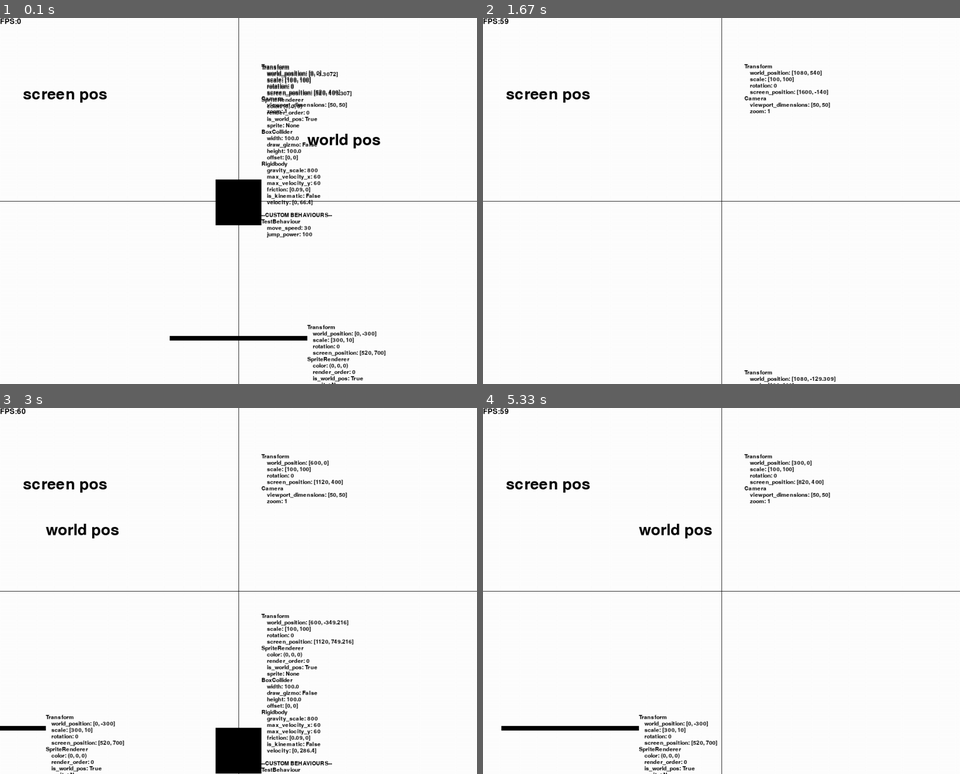
Above: before the commit, frames 1-4 (two rows, left to right).
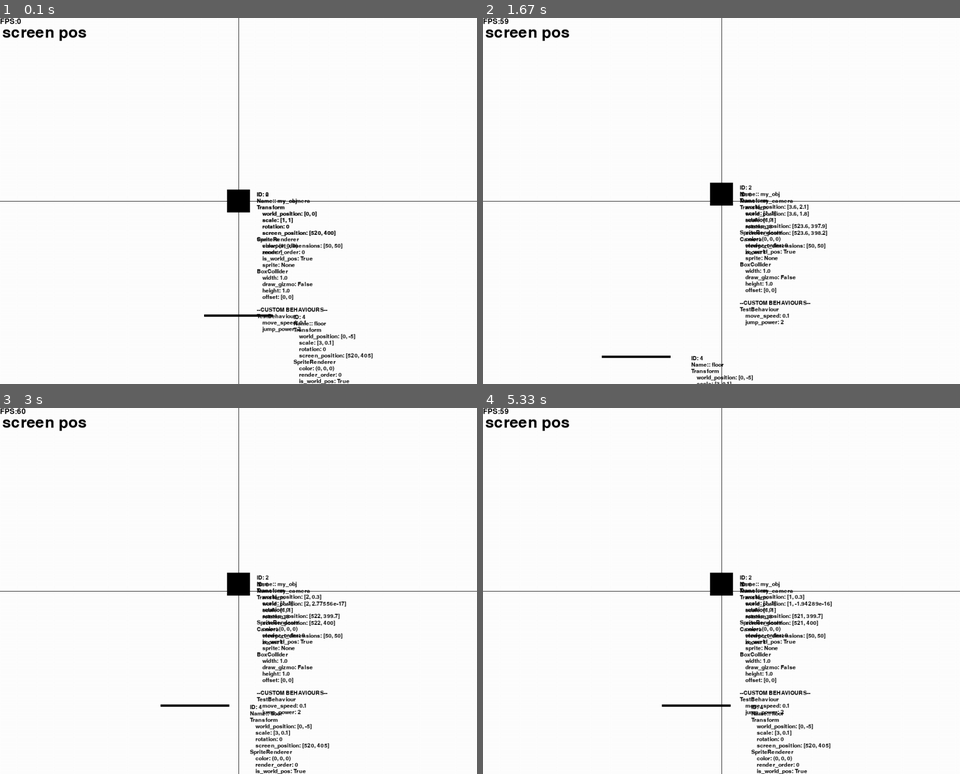
Above: after the commit, the same moments.

Repository: BenBerke/Game-engine-with-Pygame
Game: pygame game, started from main.py
The game is run twice, just before and just after one commit, with the same random seed, the same clock (stepped at 60 frames per second) and the same inputs.
Inputs:
- Up to frame 1 (0.1 s): no input
- Up to frame 2 (1.67 s): tap W at 0.33 s; hold Right 0.67-1.13 s; hold D 0.67-1.13 s; hold Up 1.17-1.47 s; hold W 1.17-1.47 s; hold Right from 1.5 s (still down); hold D from 1.5 s (still down)
- Up to frame 3 (3 s): release Right at 1.97 s; release D at 1.97 s; hold Left 2-2.53 s; hold A 2-2.53 s; hold Down 2.57-2.87 s; hold S 2.57-2.87 s; hold Left from 2.9 s (still down); hold A from 2.9 s (still down)
- Up to frame 4 (5.33 s): release Left at 3.3 s; release A at 3.3 s; hold Up 3.33-3.7 s; hold W 3.33-3.7 s; hold Right 3.73-4.37 s; hold D 3.73-4.37 s; hold Down 4.4-4.77 s; hold S 4.4-4.77 s; hold Left 4.8-5.27 s; hold A 4.8-5.27 s; hold Right from 5.3 s (still down); hold D from 5.3 s (still down)

The runs differ from the first frame. In frame 1, 6.8% of the frame differs, in the area x 0-81%, y 3-100%; in frame 2, 3.7%; in frame 3, 6.9%, in the area x 0-75%, y 3-100%; in frame 4, 5.2%.

Commit message:
working unit scale

Diff:
--- a/Components/Test_Behaviours/test_behaviour.py
+++ b/Components/Test_Behaviours/test_behaviour.py
@@ -8,18 +8,21 @@
 class TestBehaviour(CustomBehaviour):
     def __init__(self):
         super().__init__()
-        self.move_speed = 30
-        self.jump_power = 100
+        self.move_speed = .1
+        self.jump_power = 2
 
     def update(self):
         transform = self.owner.get_component(Transform)
         camera_transform = Scene.main_camera.owner.get_component(Transform)
+
+        if InputSystem.was_key_pressed(py.K_j):
+            transform.translate(Vector2(1, 0))
         if InputSystem.is_key_pressed(py.K_a):
             transform.translate(Vector2(-self.move_speed, 0))
         if InputSystem.is_key_pressed(py.K_d):
             transform.translate(Vector2(self.move_speed, 0))
         if InputSystem.is_key_pressed(py.K_w):
-            self.owner.get_component(Rigidbody).add_force(Vector2(0, self.jump_power))
+            transform.translate(Vector2(0, self.move_speed))
         if InputSystem.is_key_pressed(py.K_s):
             transform.translate(Vector2(0, -self.move_speed))
 
--- a/Components/component_camera.py
+++ b/Components/component_camera.py
@@ -13,16 +13,9 @@
 
     def world_to_screen(self, world_position):
         cam_transform = self.owner.get_component(Transform)
-
-        # Offset from camera in world units
         offset = world_position - cam_transform.world_position
-
-        # Apply zoom
         offset *= self.zoom
-
-        # Flip Y to make Y+ go up
+        offset_pixels = Vector2(offset) * PIXELS_PER_UNIT
         offset.y *= -1
-
-        # Translate to screen center
-        screen_pos = Vector2(SCREEN_WIDTH_CENTER, SCREEN_HEIGHT_CENTER) + offset
+        screen_pos = Vector2(SCREEN_WIDTH_CENTER + offset_pixels.x, SCREEN_HEIGHT_CENTER - offset_pixels.y)
         return screen_pos
--- a/Components/component_debugger.py
+++ b/Components/component_debugger.py
@@ -29,6 +29,9 @@
 
         engine_debug = ""
         behaviour_debug = ""
+
+        engine_debug += f"ID: {self.owner.id}\n"
+        engine_debug += f"Name:: {self.owner.name}\n"
 
         # Build the debug string
         for comp_name, comp in self.owner.components.items():
@@ -68,5 +71,5 @@
                 )
 
             # Offset the text to appear above and to the right of the object
-            offset = Vector2(owner_transform.scale.x / 2, owner_transform.scale.y * -3)
+            offset = Vector2(owner_transform.scale.x * 40, owner_transform.scale.y * -20)
             self.text_renderer.position = screen_pos + offset
--- a/Components/component_sprite_renderer.py
+++ b/Components/component_sprite_renderer.py
@@ -20,8 +20,8 @@
         elif isinstance(sprite, dict):
             self.sprite = Sprite(
                 sprite_path=sprite.get("sprite_path"),
-                width=sprite.get("width", 500),
-                height=sprite.get("height", 500)
+                width=sprite.get("width", 5),
+                height=sprite.get("height", 5)
             )
             sprite_data = sprite
         else:
--- a/Components/component_transform.py
+++ b/Components/component_transform.py
@@ -7,7 +7,7 @@
         super().__init__()
         self.owner = None
         self.world_position = Vector2(world_position.x, world_position.y) if world_position else Vector2(0, 0)
-        self.scale = Vector2(scale) if scale else Vector2(100, 100)
+        self.scale = Vector2(scale) if scale else Vector2(1, 1)
         self.rotation = rotation
         self.screen_position = Vector2(
             SCREEN_WIDTH_CENTER + self.world_position.x,
--- /dev/null
+++ b/Scenes/camera_test.json
@@ -0,0 +1,25 @@
+{
+    "0": {
+        "name": "my_camera",
+        "components": {
+            "Transform": {
+                "world_position": [
+                    0,
+                    0
+                ],
+                "scale": [
+                    1,
+                    1
+                ],
+                "rotation": 0
+            },
+            "Camera": {
+                "viewport_dimensions": [
+                    50.0,
+                    50.0
+                ],
+                "zoom": 1
+            },
+            "Debugger": {
+                "appear_in_debug": false,
+                "screen":
--- a/Systems/system_rendering.py
+++ b/Systems/system_rendering.py
@@ -1,6 +1,6 @@
 import pygame as py
 from pygame import Vector2
-from config import INIT_DISPLAY, SCREEN_WIDTH, SCREEN_HEIGHT, SCREEN_WIDTH_CENTER, SCREEN_HEIGHT_CENTER
+from config import INIT_DISPLAY, SCREEN_WIDTH, SCREEN_HEIGHT, SCREEN_WIDTH_CENTER, SCREEN_HEIGHT_CENTER, PIXELS_PER_UNIT
 from Classes import Scene
 
 
@@ -49,7 +49,7 @@
             if renderer.is_world_pos:
                 transform = renderer.owner.get_component(Transform)
                 screen_pos = cam.world_to_screen(transform.world_position)
-                screen_scale = transform.scale * cam.zoom
+                screen_scale = transform.scale * cam.zoom * PIXELS_PER_UNIT
                 renderer.render(screen=SCREEN, position=screen_pos, scale=screen_scale)
             else:
                 renderer.render(screen=SCREEN)
--- a/config.py
+++ b/config.py
@@ -6,13 +6,13 @@
 SCREEN_WIDTH_CENTER = SCREEN_WIDTH / 2
 SCREEN_HEIGHT_CENTER = SCREEN_HEIGHT / 2
 
-DEFUALT_GRAVITY = 800
+DEFUALT_GRAVITY = 8
 DEFAULT_MAX_VELOCITY_X = 60
 DEFAULT_MAX_VELOCITY_Y = 60
 DEFAULT_FRICTION = Vector2(.09, 0)
 VELOCITY_THRESHOLD = 0.1
 
-PIXELS_PER_UNIT = 100
+PIXELS_PER_UNIT = 50
 
 SCREEN = None
 
--- a/main.py
+++ b/main.py
@@ -22,25 +22,27 @@
 
 my_obj = Object.create(
     name="my_obj",
-    components=[SpriteRenderer(), BoxCollider(), Debugger(), TestBehaviour(), Rigidbody()],
+    components=[SpriteRenderer(), BoxCollider(), Debugger(), TestBehaviour()],
 )
 
 floor = Object.create(
     name="floor",
-    components=[SpriteRenderer(), BoxCollider(), Transform(world_position=Vector2(0, -300), scale=Vector2(300, 10)), Debugger()],
+    components=[SpriteRenderer(), BoxCollider(), Transform(world_position=Vector2(0, -5), scale=Vector2(3, .1)), Debugger()],
 )
 
 test_text = Object.create(
     name="test_text",
-    components=[(TextRenderer(position=Vector2(0, 1500), is_world_pos=True, text="world pos")), Transform(world_position=Vector2(150, 150))]
+    components=[(TextRenderer(position=Vector2(0, 15), is_world_pos=True, text="world pos")), Transform(world_position=Vector2(150, 150))]
 )
 
 test_text1 = Object.create(
     name="test_text",
-    components=[(TextRenderer(position=Vector2(50, 150), is_world_pos=False, text="screen pos"))]
+    components=[(TextRenderer(position=Vector2(5, 15), is_world_pos=False, text="screen pos"))]
 )
 
 debug_console = DebugConsole(max_lines=15)
+
+#Scene.save_scene("camera_test")
 
 frame=0
 
